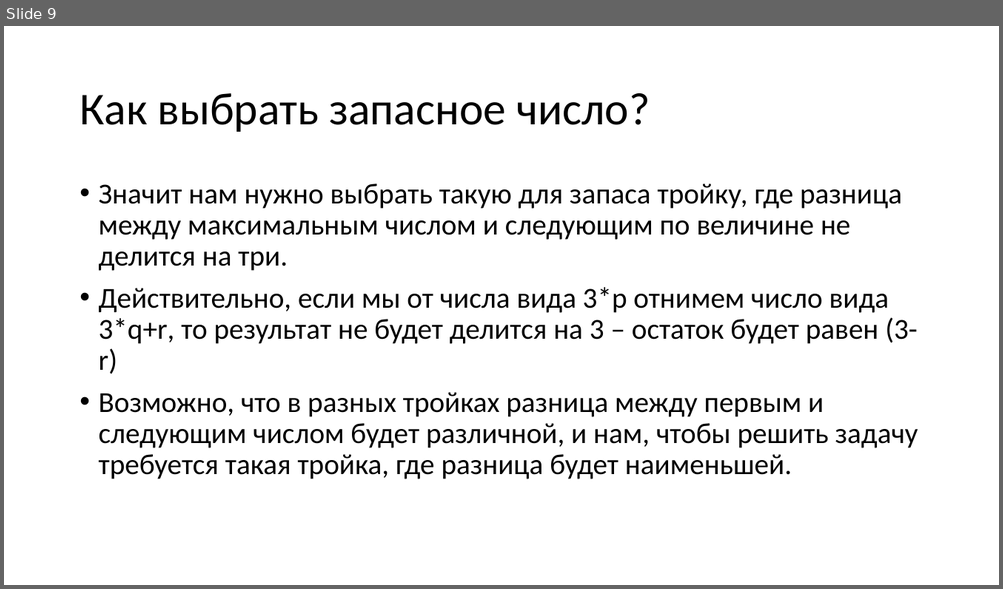
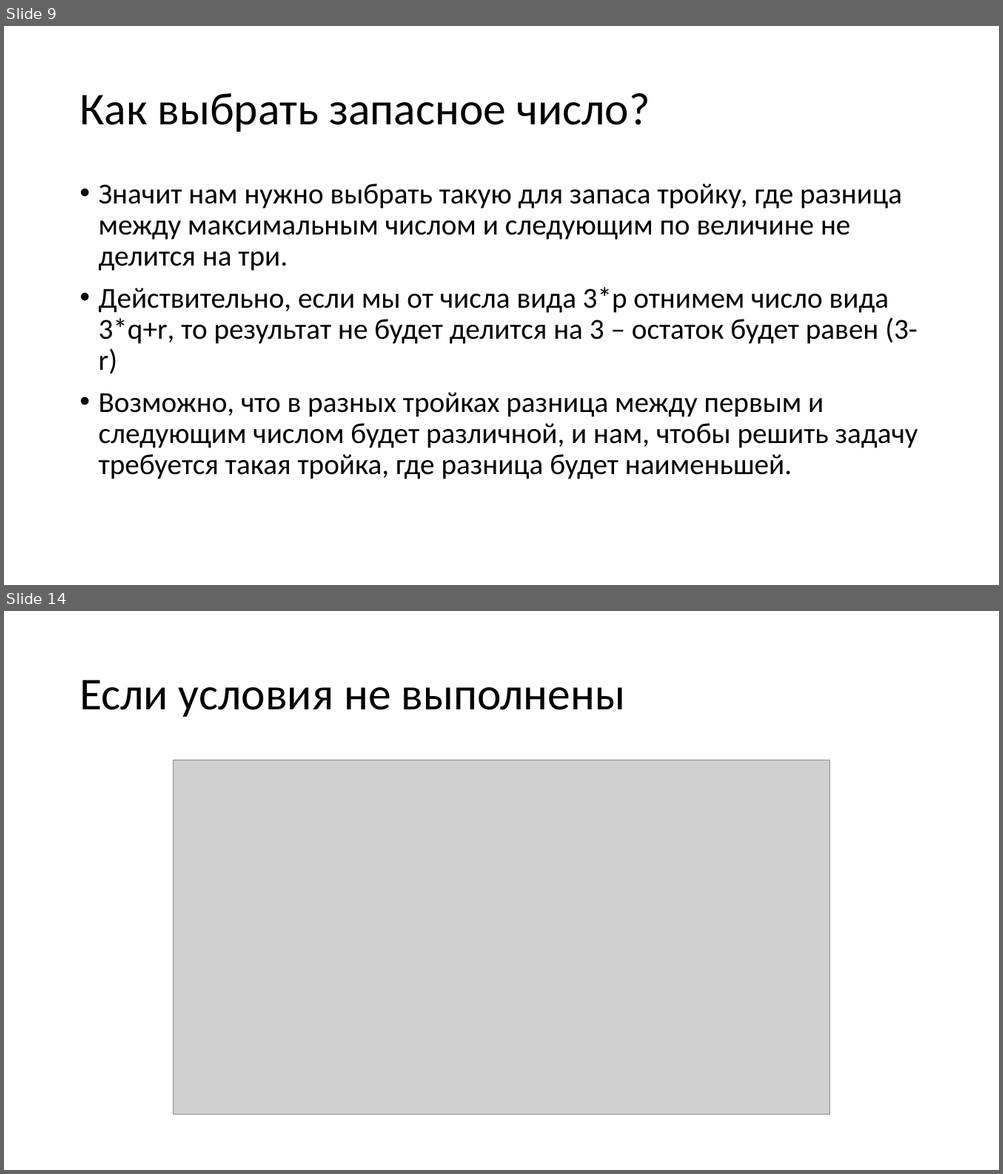
Before and after one commit to Mx-Wolf/usecs, a slide deck: pp/2018-10-01-27-b.pptx. Shown one above the other, each under a label of ours: slide 9 before the commit, slides 9 and 14 after it; the slides between them are not shown. The pictures are 1003x589 and 1003x1174 pixels, drawn with LibreOffice and Linux fonts; fonts in the diff are those of the drawing; grey boxes stand for pictures. Boxes give left, top, right and bottom in pixels: in the first picture for what was removed or moved away, otherwise in the second. Text is boxed around its words. In the diff, an @@ line names an element or a change of style, - is before the commit and + after.

```diff
--- a/pp/2018-10-01-27-b.pptx
+++ b/pp/2018-10-01-27-b.pptx
@@ slide 14 added at bbox=[4, 611, 999, 1170], background #FFFFFF @@
@@ title added at bbox=[79, 680, 626, 717], 44 pt, text #000000 @@
+Если условия не выполнены
@@ picture added at bbox=[173, 760, 830, 1116] @@
```
Also in this commit, not shown: 1 slide changed, 4 other slides added, 1 other file.
